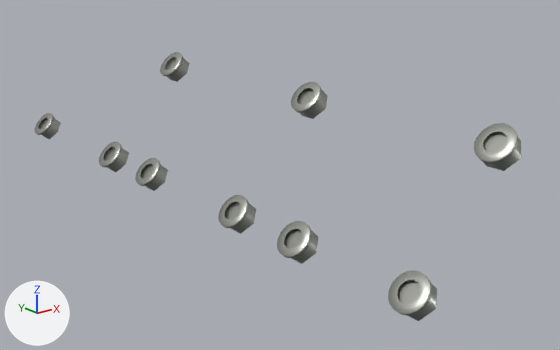
What one commit did to the glTF model public/parts/valve-cover-nuts-lower-right.glb.
The view is the same before and after, from a camera (50 mm lens) standing at (95.0, -345.0, 35.0) and looking at (330.0, -52.0, -82.0). The lights are fixed; the arrows at lower left show +X, +Y and +Z. The older version comes first.
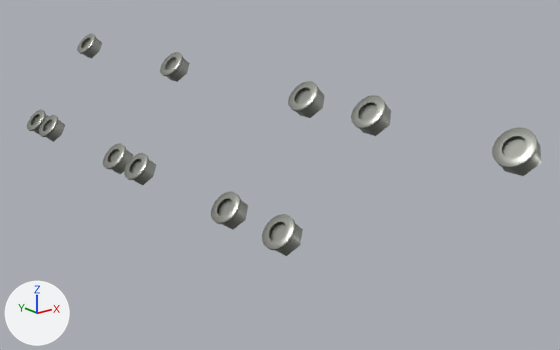
Patch to the scene script:
```diff
--- a/public/parts/valve-cover-nuts-lower-right.glb.py
+++ b/public/parts/valve-cover-nuts-lower-right.glb.py
@@ ob_mesh_0 @@
 ob_mesh_0.parent = ob_valve_cover_nuts_lower_right_inst0
-ob_mesh_0.location = (282.9, 130.0, -84.74)
+ob_mesh_0.location = (282.9, 143.0, -84.74)
 ob_mesh_0.rotation_euler = (0.0, 2.306, 0.0)  # degrees (0, 132, 0)
@@ ob_mesh_0_001 @@
 ob_mesh_0_001.parent = ob_valve_cover_nuts_lower_right_inst0
-ob_mesh_0_001.location = (282.9, 38.0, -84.74)
+ob_mesh_0_001.location = (282.9, 123.0, -84.74)
 ob_mesh_0_001.rotation_euler = (0.0, 2.306, 0.0)  # degrees (0, 132, 0)
@@ ob_mesh_0_002 @@
 ob_mesh_0_002.parent = ob_valve_cover_nuts_lower_right_inst0
-ob_mesh_0_002.location = (324.5, 38.0, -38.77)
+ob_mesh_0_002.location = (282.9, 33.0, -84.74)
 ob_mesh_0_002.rotation_euler = (0.0, 2.306, 0.0)  # degrees (0, 132, 0)
@@ ob_mesh_0_003 @@
 ob_mesh_0_003.parent = ob_valve_cover_nuts_lower_right_inst0
-ob_mesh_0_003.location = (282.9, -4.0, -84.74)
+ob_mesh_0_003.location = (282.9, 8.0, -84.74)
 ob_mesh_0_003.rotation_euler = (0.0, 2.306, 0.0)  # degrees (0, 132, 0)
@@ ob_mesh_0_004 @@
 ob_mesh_0_004.parent = ob_valve_cover_nuts_lower_right_inst0
-ob_mesh_0_004.location = (282.9, -80.0, -84.74)
+ob_mesh_0_004.location = (282.9, -74.0, -84.74)
 ob_mesh_0_004.rotation_euler = (0.0, 2.306, 0.0)  # degrees (0, 132, 0)
@@ ob_mesh_0_005 @@
 ob_mesh_0_005.parent = ob_valve_cover_nuts_lower_right_inst0
-ob_mesh_0_005.location = (324.5, -80.0, -38.77)
+ob_mesh_0_005.location = (282.9, -112.0, -84.74)
 ob_mesh_0_005.rotation_euler = (0.0, 2.306, 0.0)  # degrees (0, 132, 0)
@@ ob_mesh_0_006 @@
 ob_mesh_0_006.parent = ob_valve_cover_nuts_lower_right_inst0
-ob_mesh_0_006.location = (282.9, -122.0, -84.74)
+ob_mesh_0_006.location = (324.5, 148.0, -38.77)
 ob_mesh_0_006.rotation_euler = (0.0, 2.306, 0.0)  # degrees (0, 132, 0)
@@ ob_mesh_0_007 @@
 ob_mesh_0_007.parent = ob_valve_cover_nuts_lower_right_inst0
-ob_mesh_0_007.location = (282.9, -184.0, -84.74)
+ob_mesh_0_007.location = (324.5, 38.0, -38.77)
 ob_mesh_0_007.rotation_euler = (0.0, 2.306, 0.0)  # degrees (0, 132, 0)
@@ ob_mesh_0_008 @@
 ob_mesh_0_008.parent = ob_valve_cover_nuts_lower_right_inst0
-ob_mesh_0_008.location = (324.5, -184.0, -38.77)
+ob_mesh_0_008.location = (324.5, -78.0, -38.77)
 ob_mesh_0_008.rotation_euler = (0.0, 2.306, 0.0)  # degrees (0, 132, 0)
@@ ob_mesh_0_010 @@
+ob_mesh_0_010 = bpy.data.objects.new('Mesh_0.010', me_mesh_0)
+ob_mesh_0_010.parent = ob_valve_cover_nuts_lower_right_inst0
+ob_mesh_0_010.location = (324.5, -192.0, -38.77)
+ob_mesh_0_010.rotation_euler = (0.0, 2.306, 0.0)  # degrees (0, 132, 0)
+ob_mesh_0_010.scale = (8.0, 8.0, 8.0)
@@ ob_mesh_0_009 @@
+ob_mesh_0_009 = bpy.data.objects.new('Mesh_0.009', me_mesh_0)
+ob_mesh_0_009.parent = ob_valve_cover_nuts_lower_right_inst0
+ob_mesh_0_009.location = (324.5, -120.0, -38.77)
+ob_mesh_0_009.rotation_euler = (0.0, 2.306, 0.0)  # degrees (0, 132, 0)
+ob_mesh_0_009.scale = (8.0, 8.0, 8.0)
```

Pixel boxes [x1, y1, x2, y2] of what changed, in the pictures (560 x 350 px):
'Mesh_0.008', moved: before [474, 123, 521, 171]; after [288, 81, 325, 118]
'Mesh_0.007', moved: before [388, 270, 437, 321]; after [160, 52, 190, 82]
'Mesh_0.005', moved: before [291, 82, 328, 119]; after [262, 214, 303, 256]
'Mesh_0.010', added: after [492, 127, 541, 176]
'Mesh_0.006', moved: before [277, 221, 319, 264]; after [77, 33, 102, 59]
'Mesh_0.004', moved: before [218, 195, 256, 234]; after [211, 191, 248, 230]
'Mesh_0.002', moved: before [160, 52, 190, 82]; after [103, 143, 133, 174]
'Mesh_0.009', added: after [351, 95, 391, 136]
'Mesh_0.003', moved: before [135, 158, 168, 191]; after [124, 153, 156, 185]
'Mesh_0.001', moved: before [99, 142, 129, 172]; after [39, 115, 65, 142]
'Mesh_0', moved: before [34, 113, 61, 139]; after [27, 109, 49, 134]
